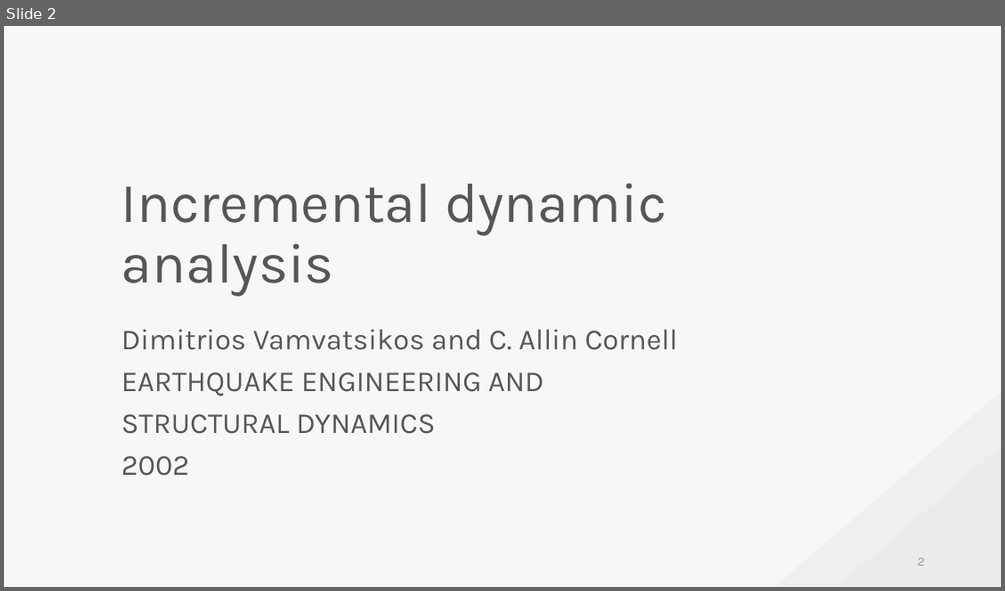
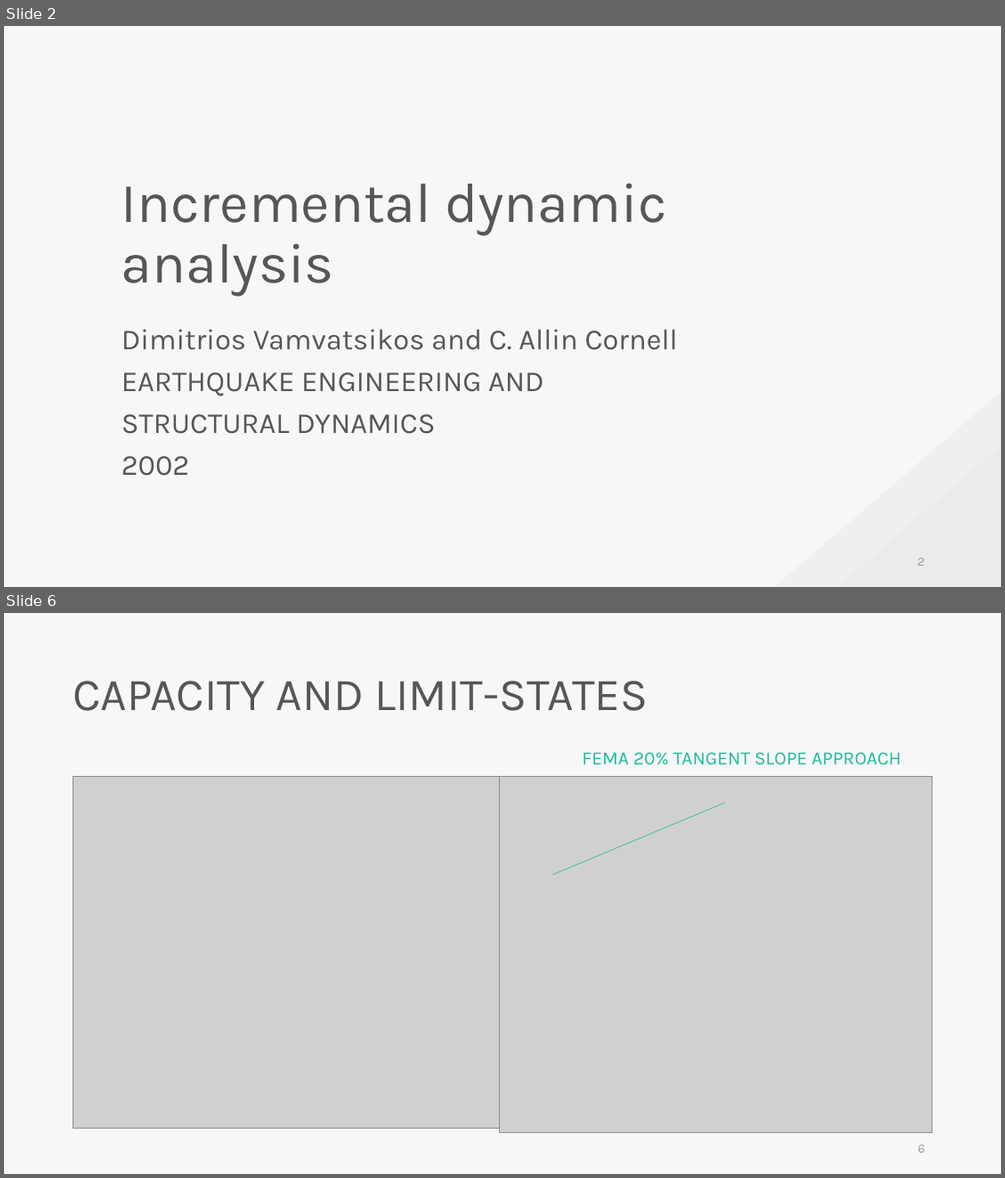
Before and after one commit to skyran1278/VbaProject, a slide deck: 20180126_SmartSplice/20180901_Meeting/Incremental dynamic analysis.pptx. Shown one above the other, each under a label of ours: slide 2 before the commit, slides 2 and 6 after it; the slides between them are not shown. The pictures are 1005x591 and 1005x1178 pixels, drawn with LibreOffice and Linux fonts; fonts in the diff are those of the drawing; grey boxes stand for pictures. Boxes give left, top, right and bottom in pixels: in the first picture for what was removed or moved away, otherwise in the second. Text is boxed around its words. In the diff, an @@ line names an element or a change of style, - is before the commit and + after.

```diff
--- a/20180126_SmartSplice/20180901_Meeting/Incremental dynamic analysis.pptx
+++ b/20180126_SmartSplice/20180901_Meeting/Incremental dynamic analysis.pptx
@@ slide 6 added at [4,613,1001,1174], background #F7F7F7 @@
@@ text added at [73,681,647,711], 44 pt, text #565656 @@
+CAPACITY AND LIMIT-STATES
@@ text added at [582,752,901,765], 18 pt, text #1ABC9C @@
+FEMA 20% TANGENT SLOPE APPROACH
@@ picture added at [73,777,500,1128] @@
@@ picture added at [500,777,933,1133] @@
@@ line added from (553, 875) to (726, 803), #1ABC9C 0.5 pt @@
@@ page number added at [918,1144,925,1152], 12 pt, text #9A9A9A @@
+6
```
Also in this commit, not shown: 6 slides changed, 1 other slide added, 3 slides removed, 1 other file.
